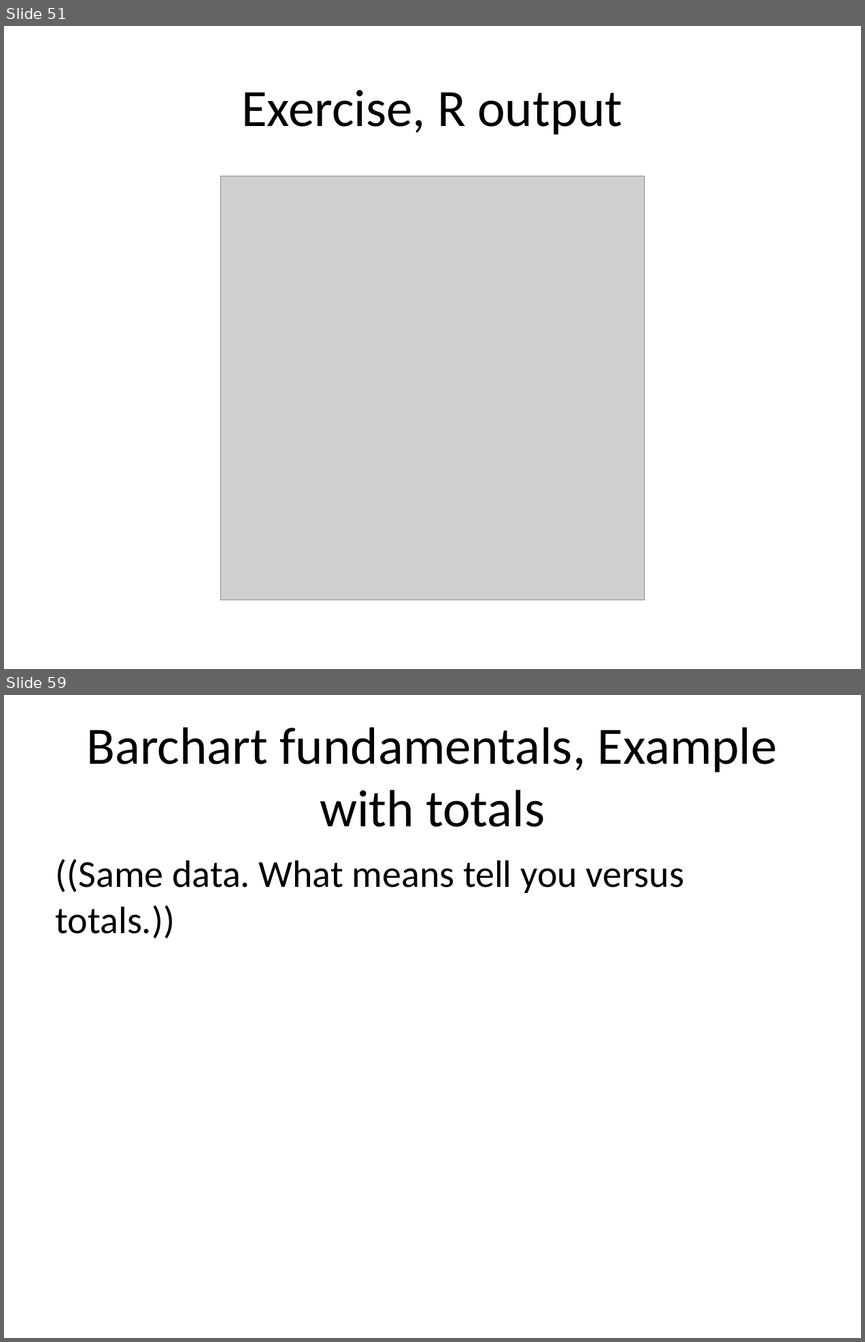
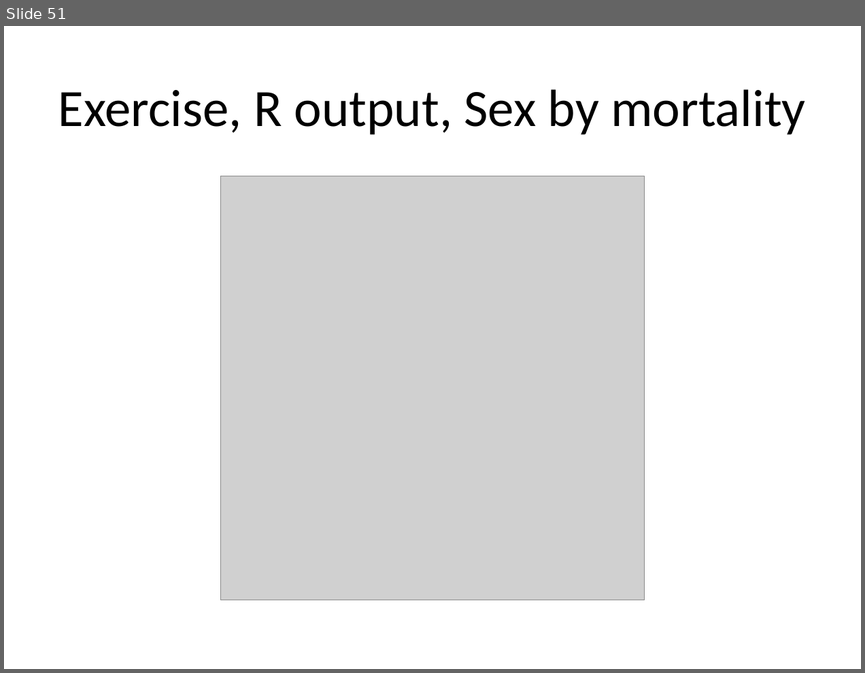
Before and after one commit to pmean/data-visualization, a slide deck: data-viz-02/component/fundamentals.pptx. Shown one above the other, each under a label of ours: slides 51 and 59 before the commit, slide 51 after it; the slides between them are not shown. The pictures are 865x1342 and 865x673 pixels, drawn with LibreOffice and Linux fonts; fonts in the diff are those of the drawing; grey boxes stand for pictures. Boxes give left, top, right and bottom in pixels: in the first picture for what was removed or moved away, otherwise in the second. Text is boxed around its words. In the diff, an @@ line names an element or a change of style, - is before the commit and + after.

Commit message:
Work on recommendations in data-viz-02.

```diff
--- a/data-viz-02/component/fundamentals.pptx
+++ b/data-viz-02/component/fundamentals.pptx
@@ slide 59 removed at bbox=[4, 695, 861, 1338], background #FFFFFF @@
@@ title removed at bbox=[86, 727, 777, 827] @@
-Barchart fundamentals, Example with totals
@@ text removed at bbox=[56, 859, 684, 938] @@
-((Same data. What means tell you versus totals.))
@@ slide 51 changed as well @@
@@ title at bbox=[58, 89, 805, 135]: text changed @@
-Exercise, R output
+Exercise, R output, Sex by mortality
```
Also in this commit, not shown: 7 other slides changed, 6 slides added, 11 other slides removed, 16 other files.
